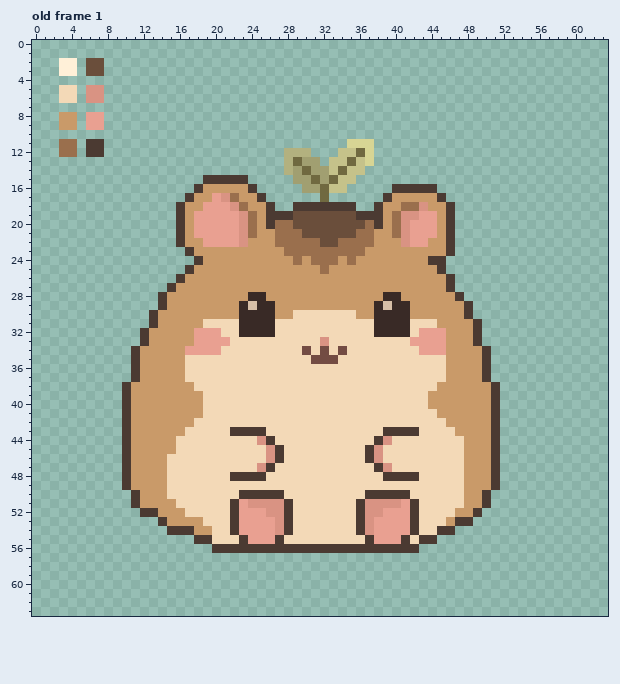
Edited in one commit: pixel-art file (Animals/hamster.aseprite). Above: the version before the commit.
64x64 pixels, 1 frame. Shown: old frame 1. The commit also changed other frames, which this record leaves out.
The same view after the edit:
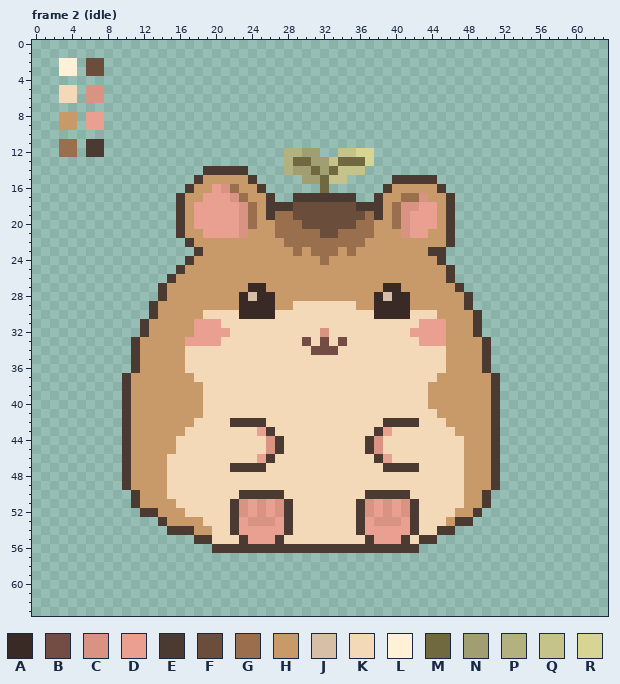
Palette (. is transparent): A #392a26  B #734c43  C #d99383  D #e9a091  E #4b3a32  F #6a4e3b  G #9a6f4d  H #c99a69  J #d7bfa7  K #f3d9b7  L #fff0d8  M #706940  N #a19f71  P #b3b17f  Q #c5c28a  R #d7d594
A new or re-ordered frame is compared with the old frame closest to it.
Diff:
frames 1 -> 20
Changed rows in their new state; - is an unchanged pixel.
Frame 2 (idle) is new; against old frame 1:
first column x 10:
11 -------------------------...--------------
12 --------------------NN----R---------------
13 --------------------M-N-M-M---------------
14 ---------EEEEE------NM-MQ-----------------
15 --------EHHHHHE----.-NMQ-.----EEEEE-------
16 -------EH-DCG-HE----..-..----EHHHHHE------
17 ------EH-D-DCG-HE--EEEEEEE--EH-GGC-HE-----
18 --------D---DCG--EEFFFFFFFEE--GCCDD-------
19 -----------------GG-------FG----D---------
20 ----------------H--G------G-H-------------
21 --------H-----H-----GG--GG----H---H-------
22 ------.E-HHHHH---H----GG---H---HHH--------
23 -------.E---------H-H---H-H-------EE.-----
24 -------EH----------H-H-H-H--------H-------
25 ------EH--------------H------------HE-----
26 -----EH-----------------------------------
27 ----EH--------AA-------------AA-----HE----
28 -------------AJ-A-----------AJ-A-----HE---
29 ---EH---------A----KKKKKKK---A------------
30 ---------KKKK----KK-------KK----KKK---HE--
31 --EH----DDD--KKKK-----------KKKK-DDD------
32 -----------D-KKKK-----C-----KKKKD---------
33 -EH----D---K--------B-B-B-------K------HE-
34 -------KKKK---------KB-BK--------KKK------
35 ---------------------KKK------------------
37 EH-----H---------------------------H----HE
38 --------H-------------------------H-------
first column x 22:
42 EEEE-------------EEEE
43 KKKDE-----------EDKKK
44 ---KCE---------ECK---
46 ---DEK---------KED---
47 EEEEK-----------KEEEE
48 KKKK-------------KKKK
51 -CD-D-----------D-DC-
52 -C-CD-----------DC-C-
53 --CCCD---------DCCC--
54 -----D---------D-----
Boxes around the changes in both pictures, in picture pixels (x1, y1, x2, y2):
changed: (122, 139, 500, 391)
changed: (230, 418, 284, 535)
changed: (365, 418, 419, 535)
